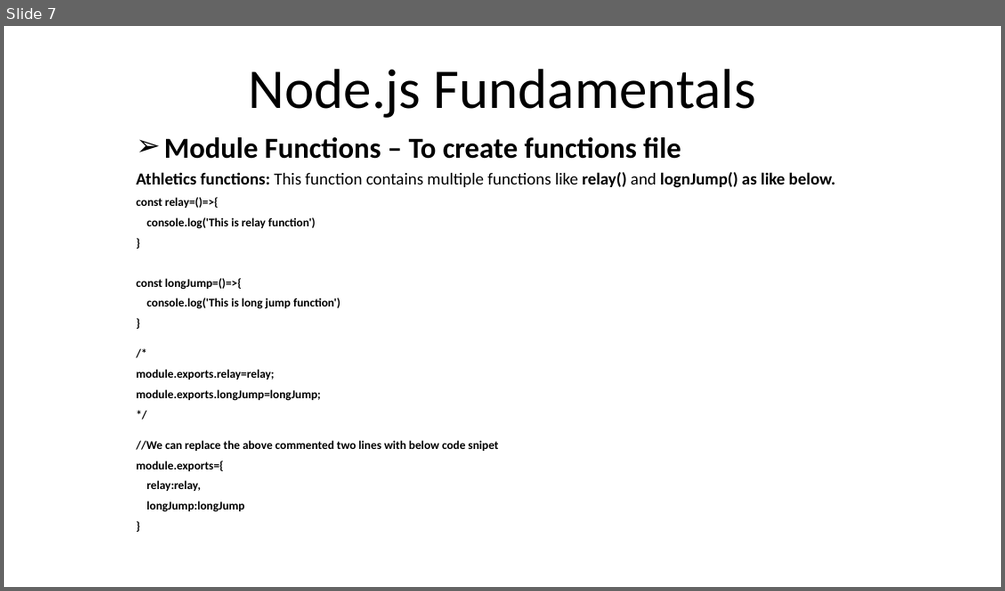
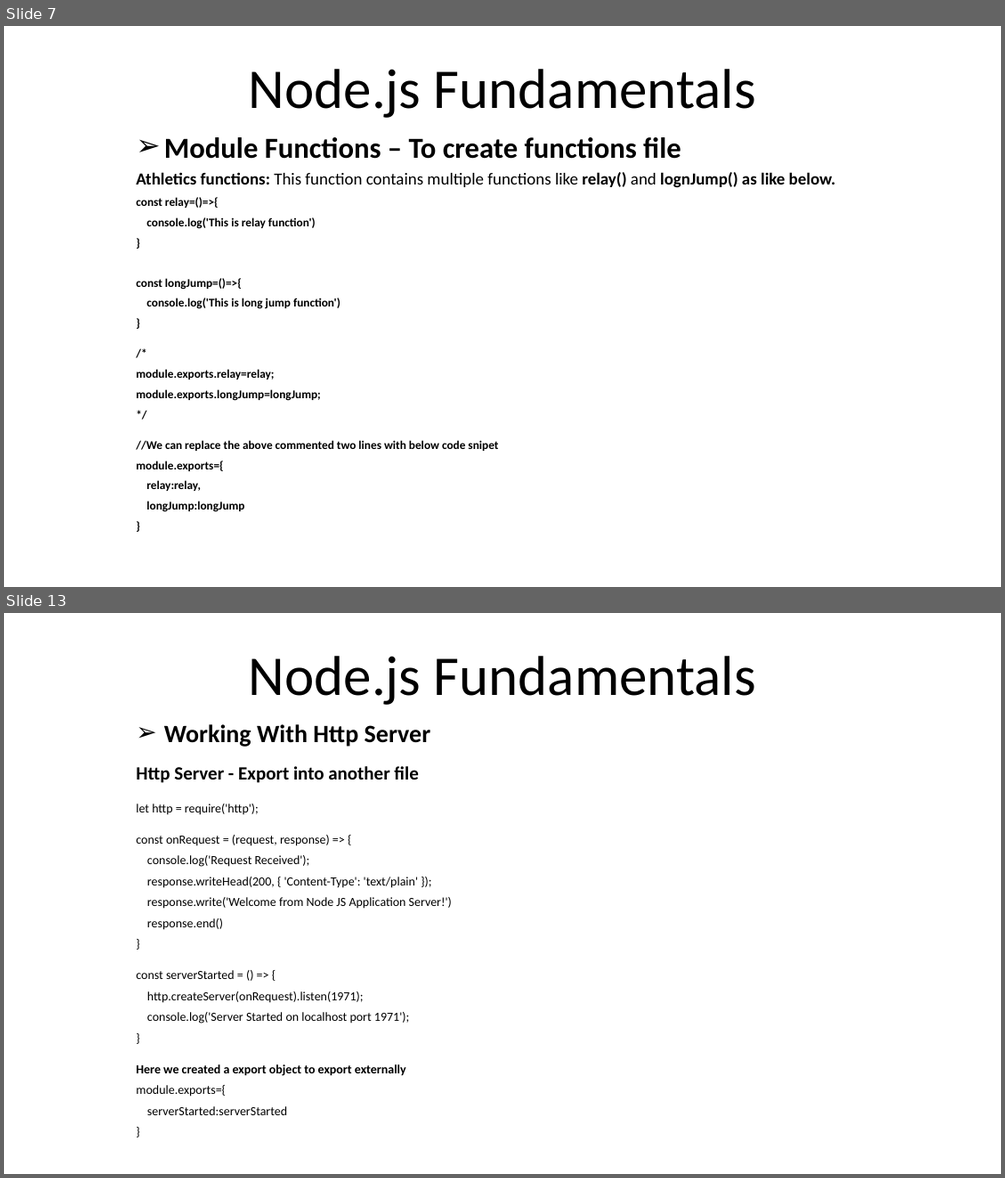
Before and after one commit to rezaice07/nodejs-fundamentals, a slide deck: ppt/01. Introduction.pptx. Shown one above the other, each under a label of ours: slide 7 before the commit, slides 7 and 13 after it; the slides between them are not shown. The pictures are 1005x591 and 1005x1178 pixels, drawn with LibreOffice and Linux fonts; fonts in the diff are those of the drawing. Boxes give left, top, right and bottom in pixels: in the first picture for what was removed or moved away, otherwise in the second. Text is boxed around its words. In the diff, an @@ line names an element or a change of style, - is before the commit and + after.

Commit message:
added routing module

```diff
--- a/ppt/01. Introduction.pptx
+++ b/ppt/01. Introduction.pptx
@@ slide 13 added at <box>4,613,1001,1174</box>, background #FFFFFF @@
@@ title added at <box>249,656,756,705</box>, 54 pt, text #000000 @@
+Node.js Fundamentals
@@ subtitle added at <box>136,724,452,1115</box>, 12 pt, text #000000 @@
+➢ Working With Http Server
+Http Server - Export into another file
+let http = require('http');
+const onRequest = (request, response) => {
+console.log('Request Received');
+response.writeHead(200, { 'Content-Type': 'text/plain' });
+response.write('Welcome from Node JS Application Server!')
+response.end()
+}
+const serverStarted = () => {
+http.createServer(onRequest).listen(1971);
+console.log('Server Started on localhost port 1971');
+}
+Here we created a export object to export externally
+module.exports={
+serverStarted:serverStarted
+}
```
Also in this commit, not shown: 6 other slides added, 1 slide removed, 13 other files.
